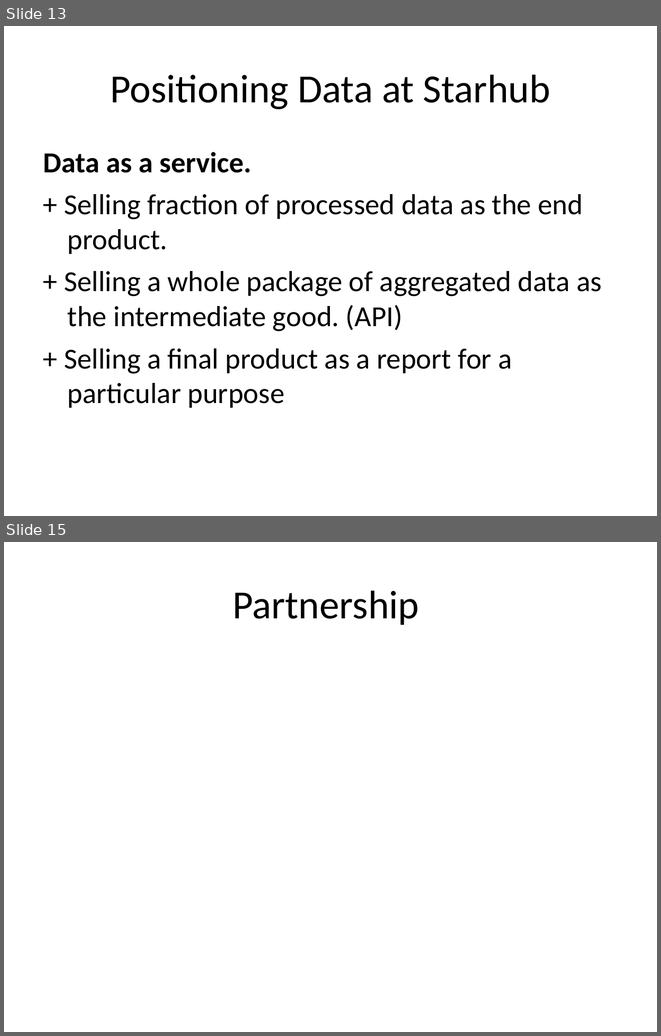
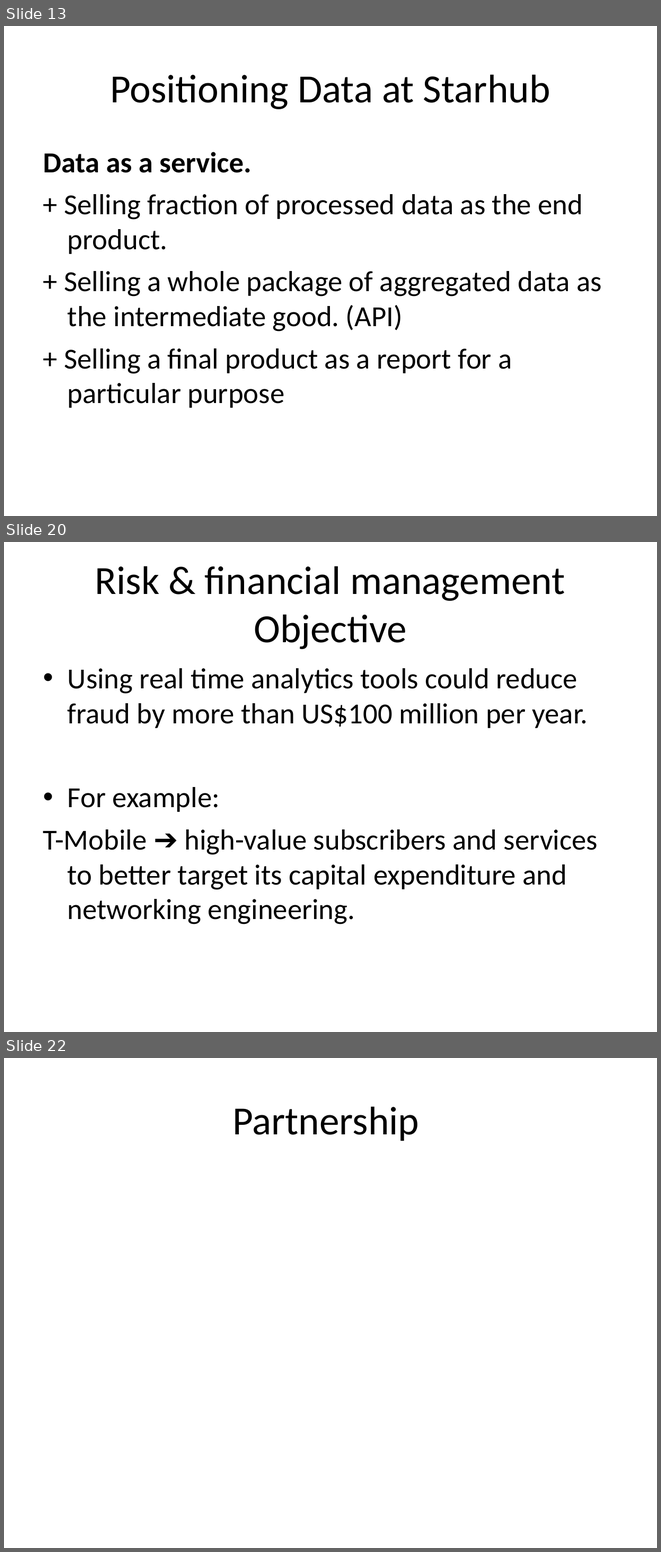
Before and after one commit to NUS-Anonymous/LTA-Data, a slide deck: Business Final Presentation/Presentation1.ppt. Shown one above the other, each under a label of ours: slides 13 and 15 before the commit, slides 13, 20 and 22 after it; the slides between them are not shown. The pictures are 661x1036 and 661x1552 pixels, drawn with LibreOffice and Linux fonts; fonts in the diff are those of the drawing. Boxes give left, top, right and bottom in pixels: in the first picture for what was removed or moved away, otherwise in the second. Text is boxed around its words. In the diff, an @@ line names an element or a change of style, - is before the commit and + after.

```diff
--- a/Business Final Presentation/Presentation1.ppt
+++ b/Business Final Presentation/Presentation1.ppt
@@ slide 20 added at <box>4,542,657,1032</box>, background #FFFFFF @@
@@ title added at <box>95,566,565,649</box>, 44 pt, text #000000 @@
+Risk & financial management Objective
@@ text added at <box>43,668,598,924</box>, 32 pt, text #000000 @@
+• Using real time analytics tools could reduce fraud by more than US$100 million per year.
+• For example:
+T-Mobile ➔ high-value subscribers and services to better target its capital expenditure and networking engineering.
@@ what was slide 15 is now slide 22 @@
```
Also in this commit, not shown: 7 other slides added, 1 slide removed.
